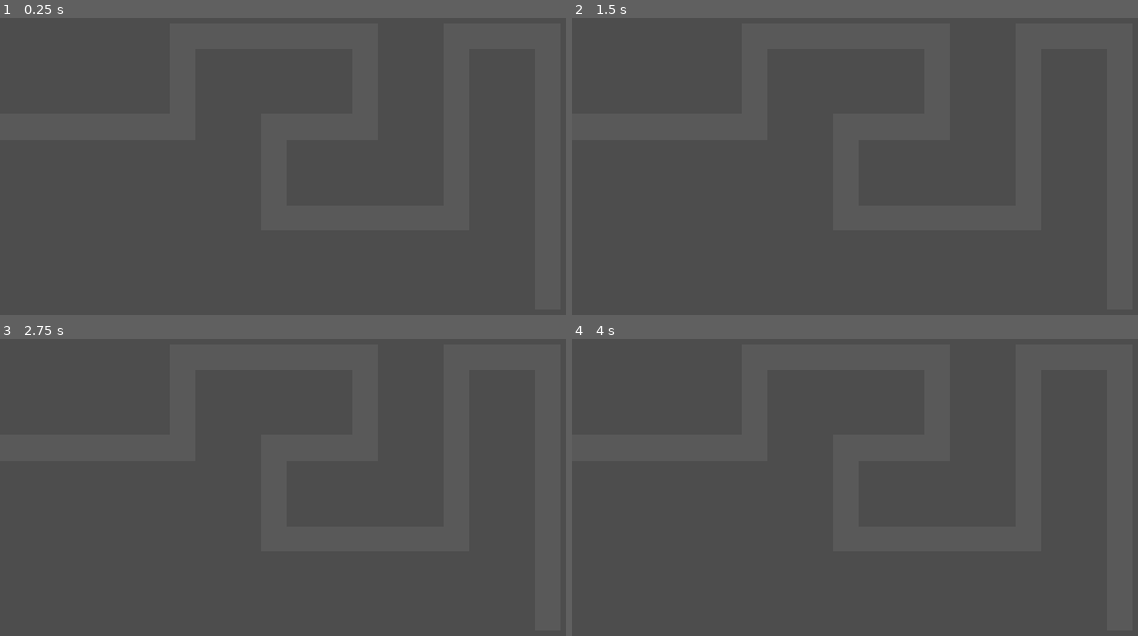
Above: before the commit, frames 1-4 (two rows, left to right).
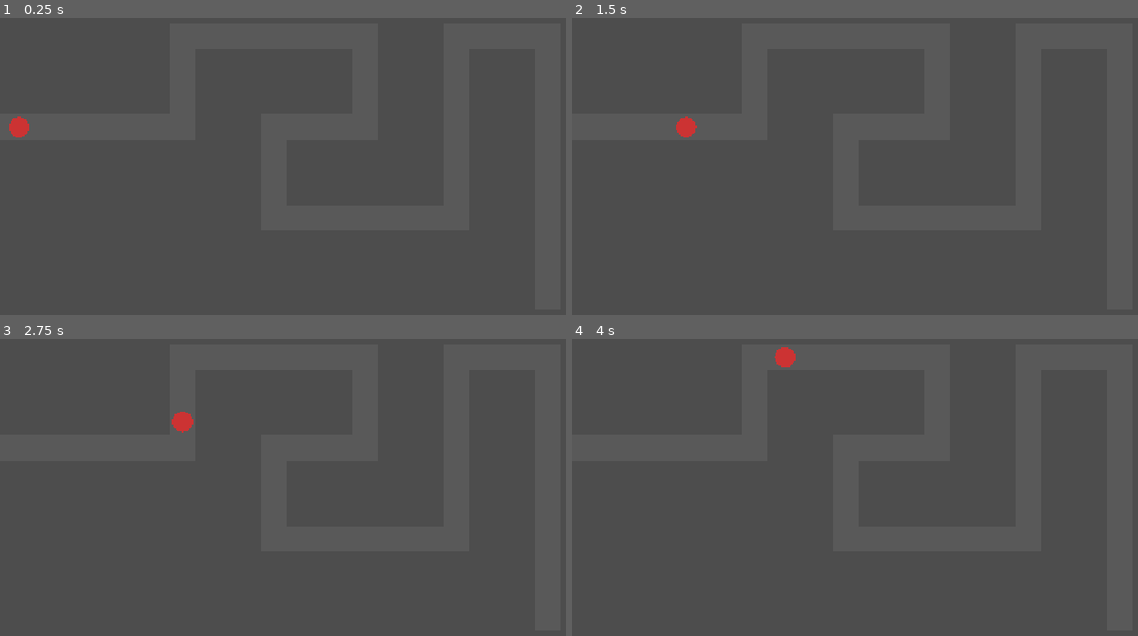
Above: after the commit, the same moments.

Repository: psvm203/rgb-defense
Game: Godot game, scene res://track/track.tscn
Two runs of this game, one before a commit and one after it. Both use one fixed random seed, a clock stepped at 60 frames per second and the inputs below.
Inputs:
- Up to frame 1 (0.25 s): no input
- Up to frame 2 (1.5 s): no input
- Up to frame 3 (2.75 s): no input
- Up to frame 4 (4 s): no input

The runs differ from the first frame. In frame 1, 0.2% of the frame differs, in the area x 1-6%, y 33-41%; in frame 2, 0.2%; in frame 3, 0.2%, in the area x 30-35%, y 24-32%; in frame 4, 0.2%.

Commit message:
feat(mob): add mob that follows Path2D track

Diff:
--- /dev/null
+++ b/mob/mob.gd
@@ -0,0 +1,13 @@
+extends Area2D
+
+@export var speed: float = 120.0
+
+
+func _process(delta: float) -> void:
+	var path_follow := get_parent() as PathFollow2D
+	if path_follow:
+		path_follow.progress += speed * delta
+
+
+func _draw() -> void:
+	draw_circle(Vector2.ZERO, 16.0, Color(0.8, 0.2, 0.2))
--- /dev/null
+++ b/mob/mob.tscn
@@ -0,0 +1,6 @@
+[gd_scene load_steps=2 format=3]
+
+[ext_resource type="Script" path="res://mob/mob.gd" id="1_mob"]
+
+[node name="Mob" type="Area2D"]
+script = ExtResource("1_mob")
--- a/track/track.gd
+++ b/track/track.gd
@@ -5,7 +5,7 @@
 
 func _ready() -> void:
 	var track_grid: Array[Vector2] = [
-		Vector2(0, 4), # entry
+		Vector2(0, 4),
 		Vector2(4, 4),
 		Vector2(4, 2),
 		Vector2(8, 2),
@@ -15,7 +15,7 @@
 		Vector2(10, 6),
 		Vector2(10, 2),
 		Vector2(12, 2),
-		Vector2(12, 8), # exit
+		Vector2(12, 8),
 	]
 
 	var track_points := PackedVector2Array()
@@ -30,3 +30,7 @@
 	$TrackLine.points = track_points
 	$TrackLine.width = 40.0
 	$TrackLine.default_color = Color(0.35, 0.35, 0.35)
+
+	var mob_scene := preload("res://mob/mob.tscn")
+	var mob := mob_scene.instantiate()
+	$Track/SpawnPoint.add_child(mob)
--- a/track/track.tscn
+++ b/track/track.tscn
@@ -5,6 +5,10 @@
 [node name="TrackRoot" type="Node2D"]
 script = ExtResource("1_track")
 
+[node name="TrackLine" type="Line2D" parent="."]
+
 [node name="Track" type="Path2D" parent="."]
 
-[node name="TrackLine" type="Line2D" parent="."]
+[node name="SpawnPoint" type="PathFollow2D" parent="Track"]
+loop = false
+rotates = false
Not shown, added: mob/mob.gd.uid
